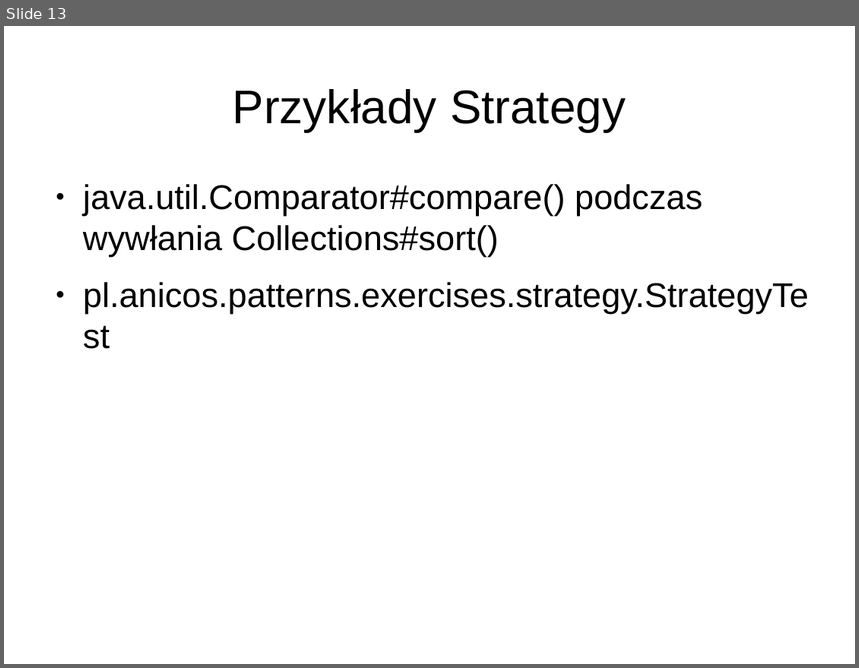
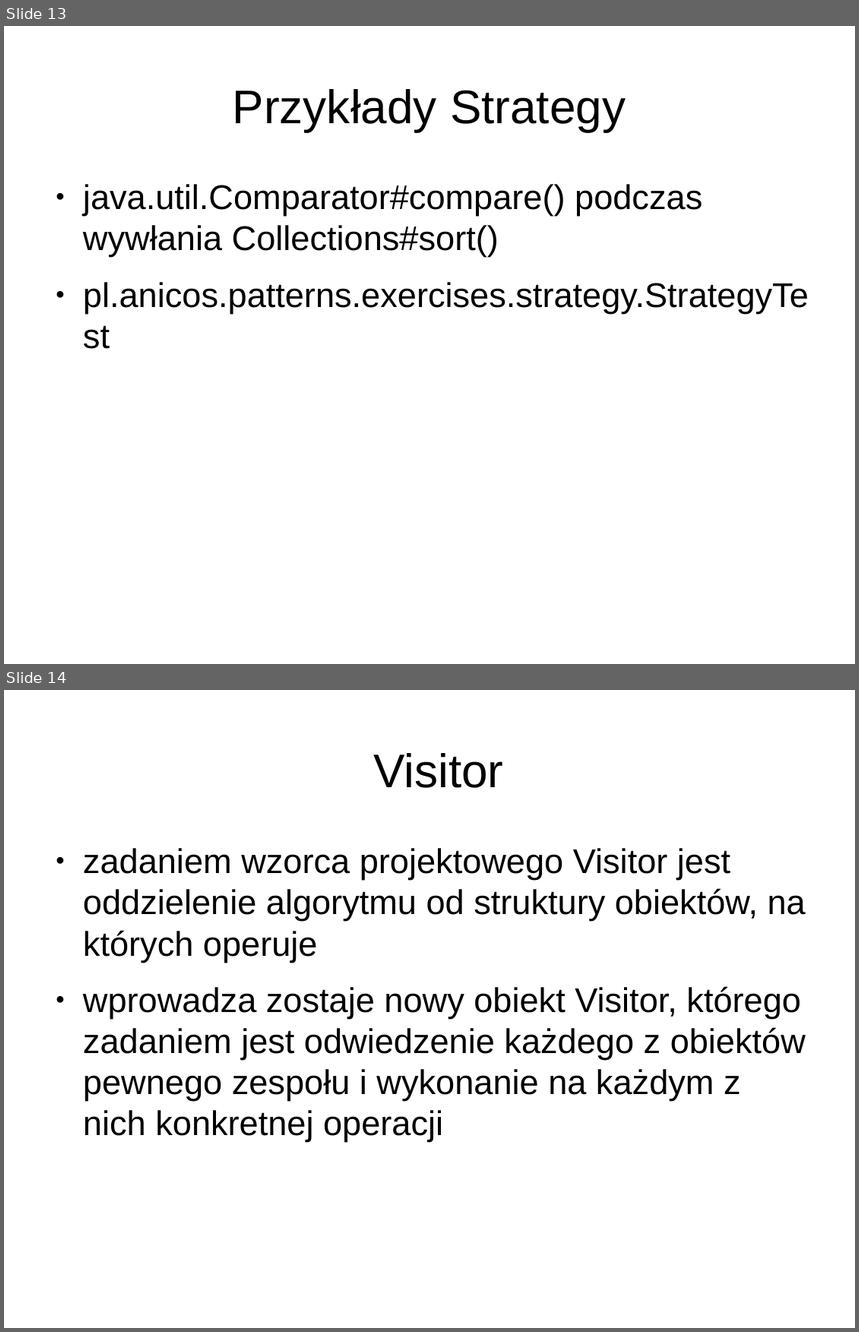
Before and after one commit to anicos/wzorce-projektowe-prezentacja, a slide deck: Part_3.odp. Shown one above the other, each under a label of ours: slide 13 before the commit, slides 13 and 14 after it. The pictures are 859x668 and 859x1332 pixels, drawn with LibreOffice and Linux fonts; fonts in the diff are those of the drawing. Boxes give left, top, right and bottom in pixels: in the first picture for what was removed or moved away, otherwise in the second. Text is boxed around its words. In the diff, an @@ line names an element or a change of style, - is before the commit and + after.

```diff
--- a/Part_3.odp
+++ b/Part_3.odp
@@ slide 14 added at [4, 690, 855, 1328], background #FFFFFF @@
@@ title added at [373, 753, 503, 788], 44 pt, text #000000 @@
+Visitor
@@ text added at [83, 848, 806, 1142], 32 pt, text #000000 @@
+● zadaniem wzorca projektowego Visitor jest oddzielenie algorytmu od struktury obiektów, na których operuje
+● wprowadza zostaje nowy obiekt Visitor, którego zadaniem jest odwiedzenie każdego z obiektów pewnego zespołu i wykonanie na każdym z nich konkretnej operacji
```
Also in this commit, not shown: 11 other slides added, 2 other files.
